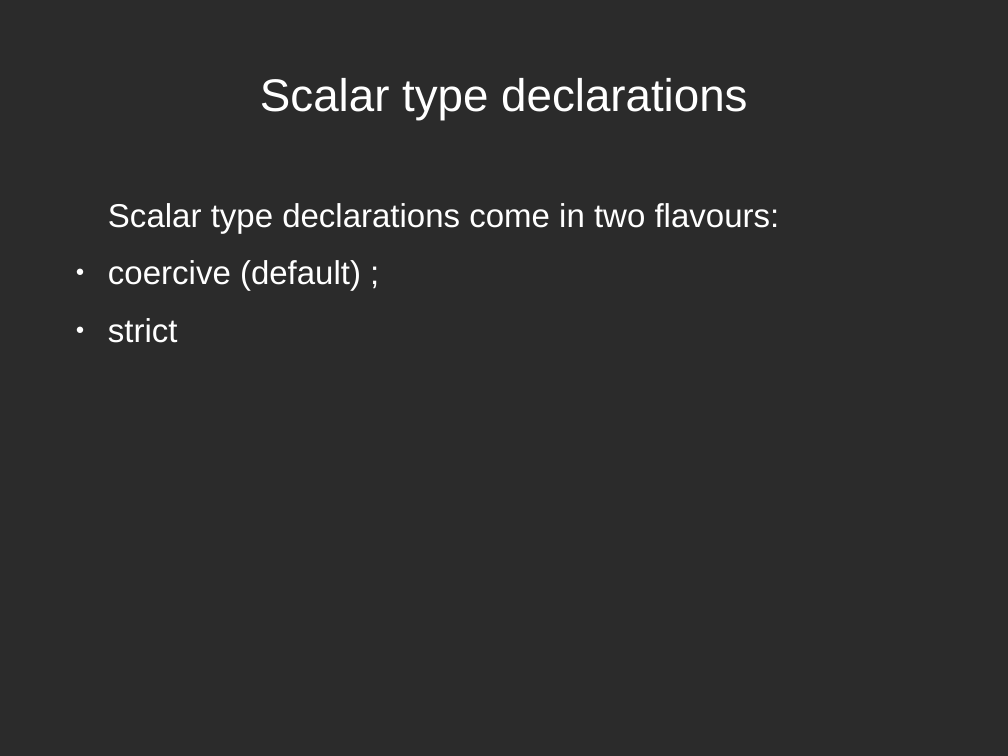
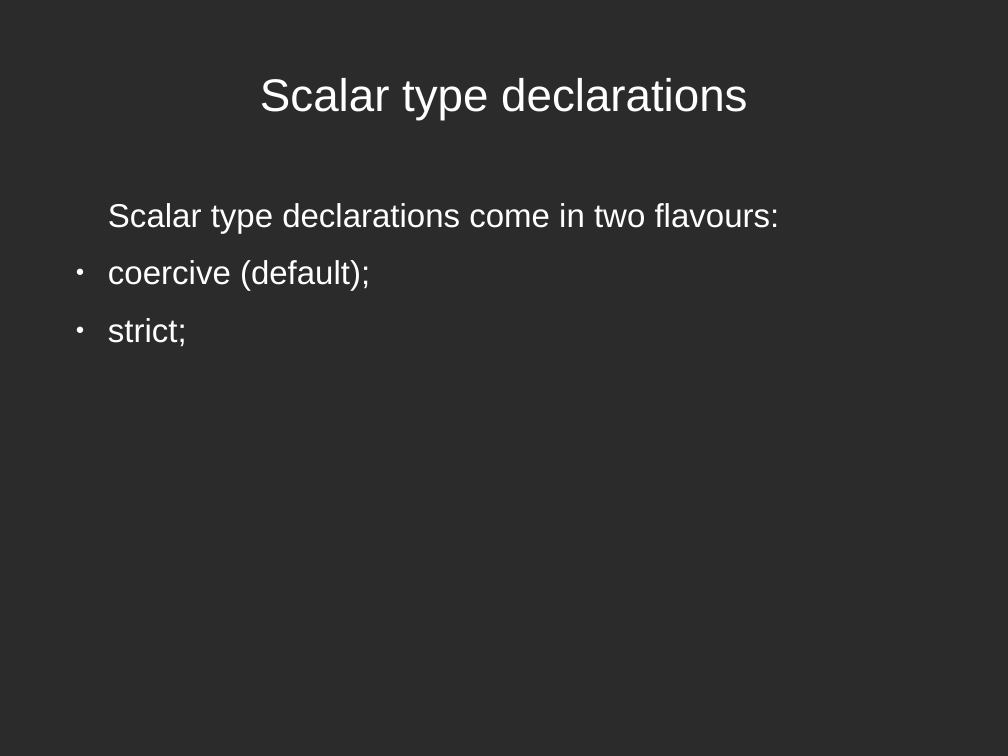
Before and after one commit to rmichal1/php7prezentacja, a slide deck: slide 7 of php7.odp. Drawn at 1008x756 pixels with LibreOffice and Linux fonts; fonts in the diff are those of the drawing; background and template pictures are left out; a plain dark background stands for a picture behind light text. Boxes give left, top, right and bottom in pixels: in the first picture for what was removed or moved away, otherwise in the second. Text is boxed around its words. In the diff, an @@ line names an element or a change of style, - is before the commit and + after.

```diff
--- a/php7.odp
+++ b/php7.odp
@@ text at (108, 260, 370, 347): text changed @@
-● coercive (default) ;
-● strict
+● coercive (default);
+● strict;
```
Also in this commit, not shown: 4 other slides changed, 1 slide added, 5 other files.
